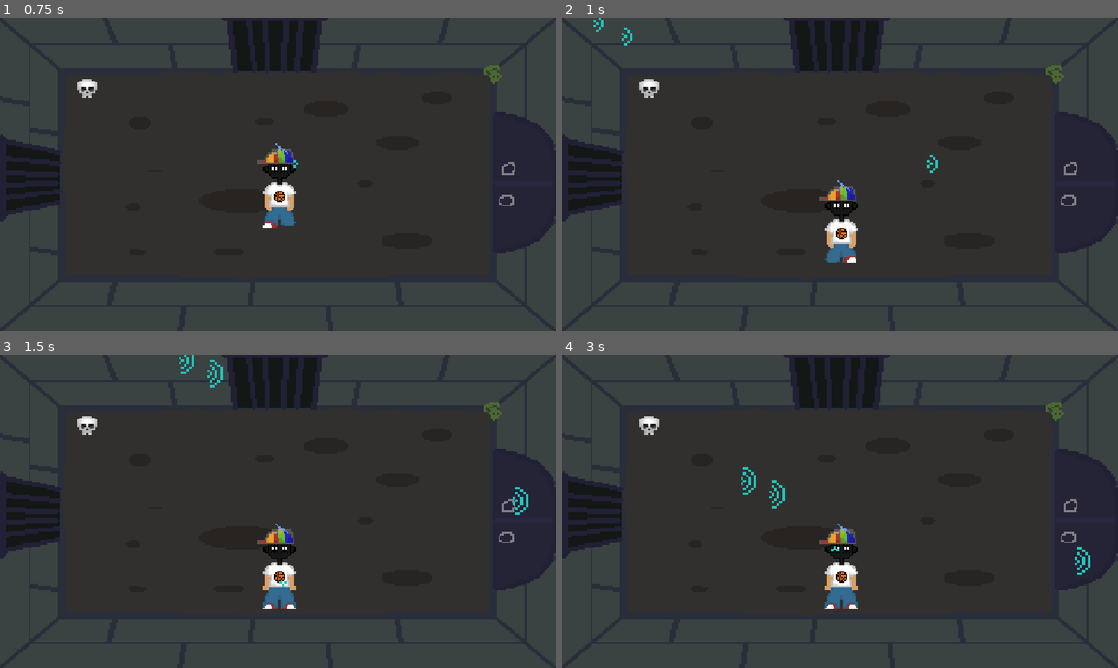
Above: before the commit, frames 1-4 (two rows, left to right).
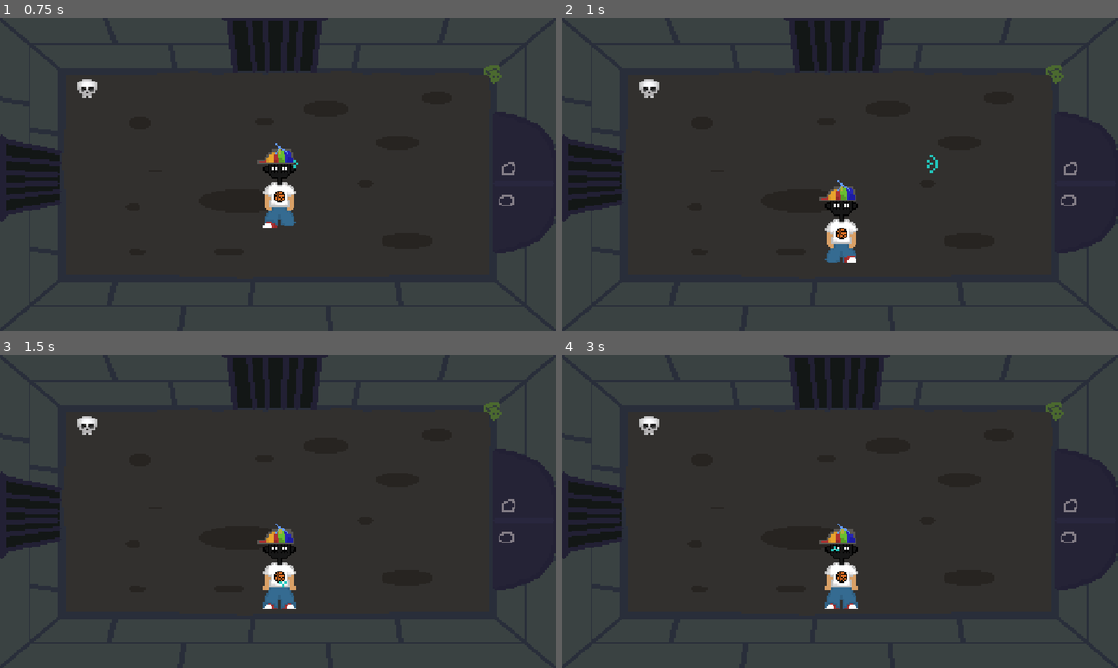
Above: after the commit, the same moments.

Repository: Skeleblob/BraveMathie
Game: Godot game, scene res://SpriteSheets/game/main.tscn
Two runs of this game, one before a commit and one after it. Both use one fixed random seed, a clock stepped at 60 frames per second and the inputs below.
Inputs:
- Up to frame 1 (0.75 s): tap Enter at 0.5 s; hold Right (shoot_right) from 0.53 s (still down); hold S (walk_front) from 0.53 s (still down)
- Up to frame 2 (1 s): keep holding Right (shoot_right); keep holding S (walk_front)
- Up to frame 3 (1.5 s): release Right (shoot_right) at 1.28 s; release S (walk_front) at 1.28 s; hold Down (shoot_down) from 1.28 s (still down); tap S (walk_front) at 1.35 s
- Up to frame 4 (3 s): release Down (shoot_down) at 2.03 s; hold Right (shoot_right) 2.03-2.78 s; hold S (walk_front) 2.03-2.78 s; hold Up (shoot_up) from 2.78 s (still down); tap S (walk_front) at 2.85 s

Frame 1 is identical in both runs. In frame 2, less than 0.1% of the frame differs, in the area x 5-13%, y 0-9%; in frame 3, 0.2%; in frame 4, 0.3%, in the area x 32-95%, y 35-71%.

Commit message:
Enemy damage

Diff:
--- a/brave-mathie/Boss.gd
+++ b/brave-mathie/Boss.gd
@@ -8,7 +8,7 @@
 var shoot_cooldown: float = 0.0
 var attack_animation_timer: float = 0.0
 var attack_animation_duration: float = 1.0
-
+@export var health: float
 
 const BossEnemyAttackScene = preload("res://Scripts/attacks/BossAttack.tscn")
 
--- a/brave-mathie/SpriteSheets/Scenes/BossRoom/RightRoom.tscn
+++ b/brave-mathie/SpriteSheets/Scenes/BossRoom/RightRoom.tscn
@@ -79,5 +79,6 @@
 [node name="CharacterBody2D" parent="." unique_id=1928594632 instance=ExtResource("5_5d2cf")]
 position = Vector2(881.00006, 326)
 scale = Vector2(1.75, 1.75)
+health = 200.0
 
 [editable path="Node/Doors"]
--- a/brave-mathie/SpriteSheets/Scenes/EnemyRoom/TopRoom.tscn
+++ b/brave-mathie/SpriteSheets/Scenes/EnemyRoom/TopRoom.tscn
@@ -75,6 +75,7 @@
 
 [node name="Enemy" parent="." unique_id=1845639125 instance=ExtResource("5_el7do")]
 position = Vector2(954, 181)
+health = 75.0
 
 [node name="player" parent="." unique_id=548740340 instance=ExtResource("3_3ww80")]
 scale = Vector2(1.75, 1.75)
--- a/brave-mathie/SpriteSheets/game/player_attack.tscn
+++ b/brave-mathie/SpriteSheets/game/player_attack.tscn
@@ -219,7 +219,7 @@
 
 [node name="PlayerAttack" type="Area2D" unique_id=1020636906]
 collision_layer = 8
-collision_mask = 2
+collision_mask = 6
 script = ExtResource("1_pag5s")
 
 [node name="CollisionShape2D" type="CollisionShape2D" parent="." unique_id=1384120078]
--- a/brave-mathie/enemy.gd
+++ b/brave-mathie/enemy.gd
@@ -6,9 +6,31 @@
 var player_chase: bool = false
 var player: Node2D = null
 var shoot_cooldown: float = 0.0
+var current_health: float
+@export var health: float = 75.0
+@onready var sprite: AnimatedSprite2D = $AnimatedSprite2D
+
+const EnemyAttackScene = preload("res://Scripts/attacks/enemyattacks.tscn")
+
+func _ready() -> void:
+	current_health = health
 
 
-const EnemyAttackScene = preload("res://Scripts/attacks/enemyattacks.tscn")
+func take_damage(damage: float) -> void:
+	if current_health <= 0:
+		return
+
+	current_health -= damage
+	sprite.modulate = Color.DARK_RED
+
+	var tween := create_tween()
+	tween.tween_property(sprite, "modulate", Color.WHITE, 0.2)
+
+	if current_health <= 0.0:
+		die()
+
+func die() -> void:
+	queue_free()
 
 func _physics_process(_delta: float) -> void:
 	if not player_chase or not is_instance_valid(player):
